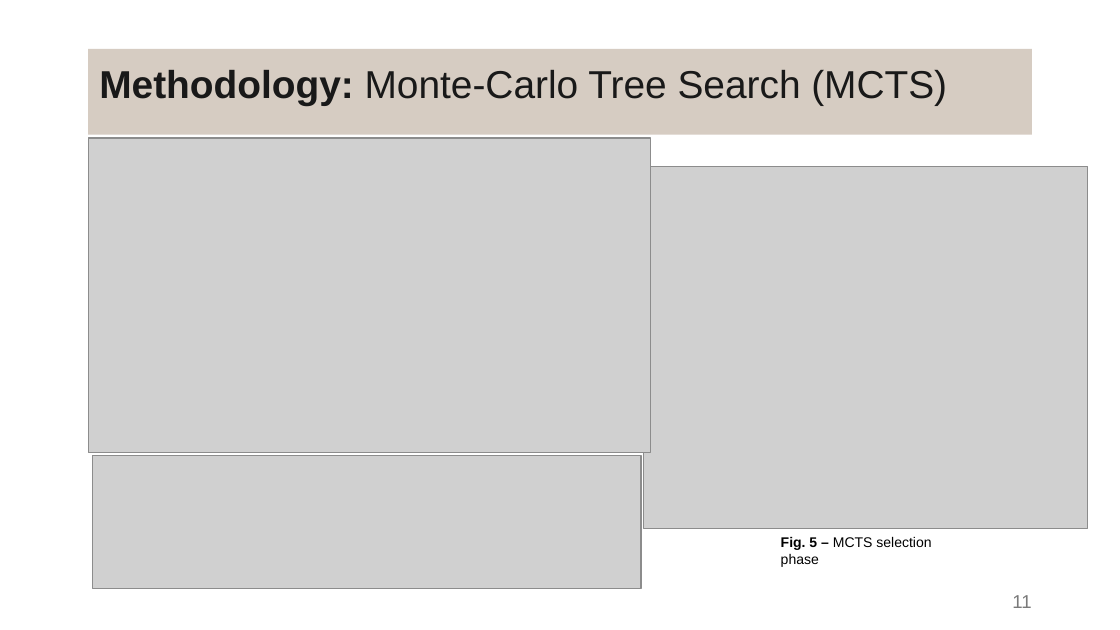
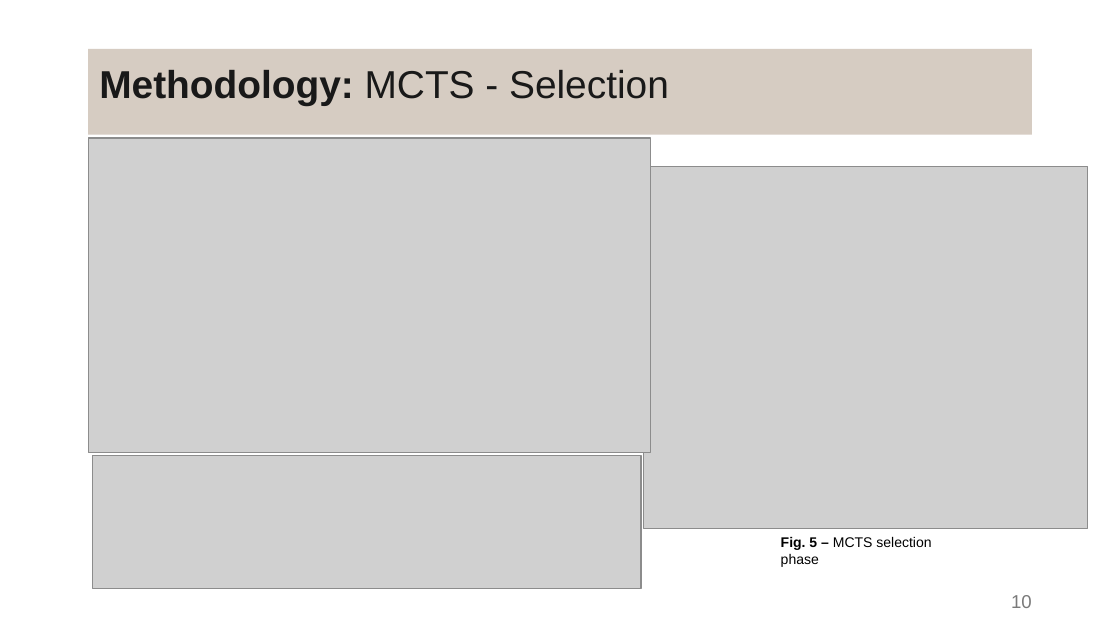
Before and after one commit to DanielaTomas/FCUP-SCHEDULE, a slide deck: slide 10 of Docs/Presentation.pptx (slide 11 before the commit). Drawn at 1120x630 pixels with LibreOffice and Linux fonts; fonts in the diff are those of the drawing; grey boxes stand for pictures. Boxes give left, top, right and bottom in pixels: in the first picture for what was removed or moved away, otherwise in the second. Text is boxed around its words. In the diff, an @@ line names an element or a change of style, - is before the commit and + after.

```diff
--- a/Docs/Presentation.pptx
+++ b/Docs/Presentation.pptx
@@ title at (x1=99, y1=70, x2=669, y2=106): text changed @@
-Methodology: Monte-Carlo Tree Search (MCTS)
+Methodology: MCTS - Selection
@@ page number at (x1=1011, y1=595, x2=1032, y2=608): text changed @@
-11
+10
```
Also in this commit, not shown: 9 other slides changed, 2 slides added, 3 slides removed.
